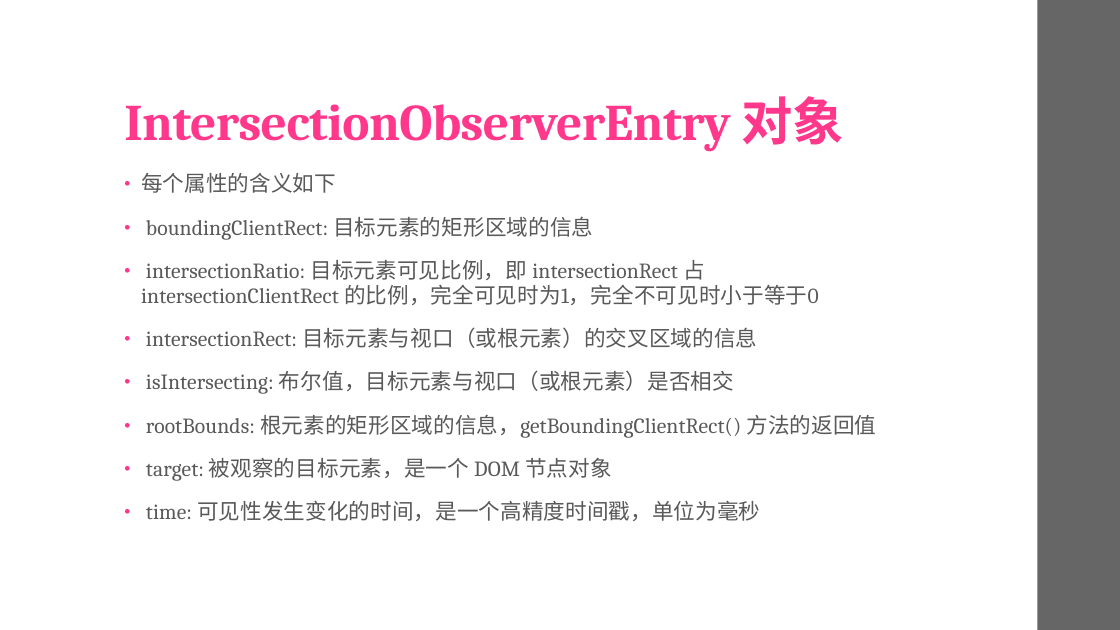
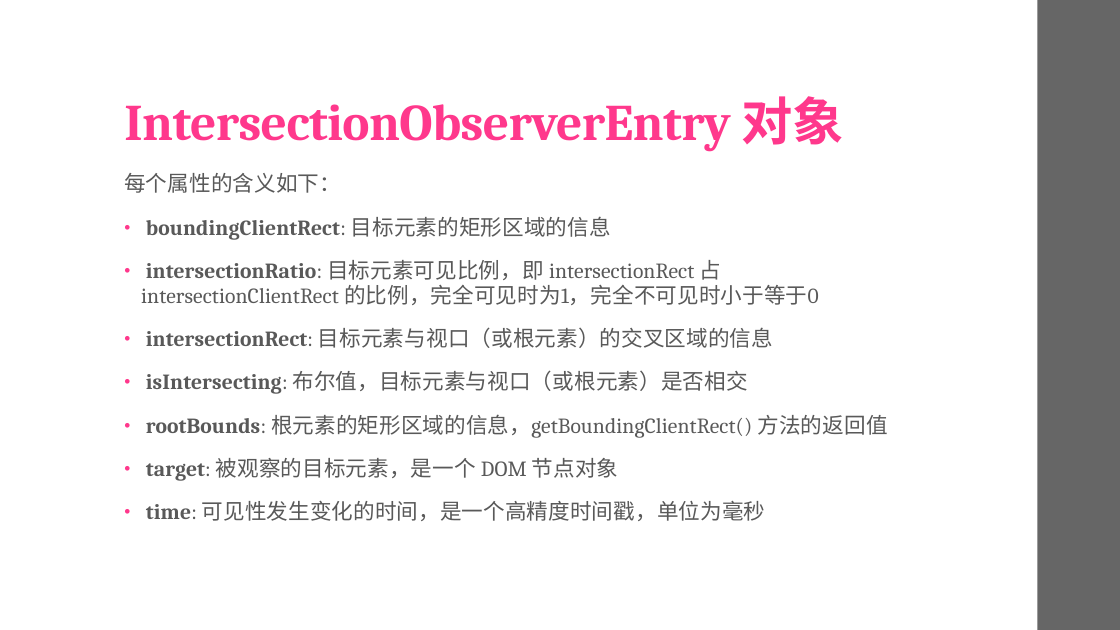
Before and after one commit to uaoin/IntersectionObserver-API, a slide deck: slide 8 of IntersectionObserver.pptx. Drawn at 1120x630 pixels with LibreOffice and Linux fonts; fonts in the diff are those of the drawing. Boxes give left, top, right and bottom in pixels: in the first picture for what was removed or moved away, otherwise in the second. Text is boxed around its words. In the diff, an @@ line names an element or a change of style, - is before the commit and + after.

```diff
--- a/IntersectionObserver.pptx
+++ b/IntersectionObserver.pptx
@@ text at (x1=124, y1=173, x2=341, y2=193): text changed @@
-• 每个属性的含义如下
+每个属性的含义如下：
@@ text at (x1=141, y1=216, x2=888, y2=521): bold on in "boundingClientRect:", "intersectionRatio:", "intersectionRect:", "isIntersecting:" and 3 more places @@
```
Also in this commit, not shown: 10 other slides changed.
